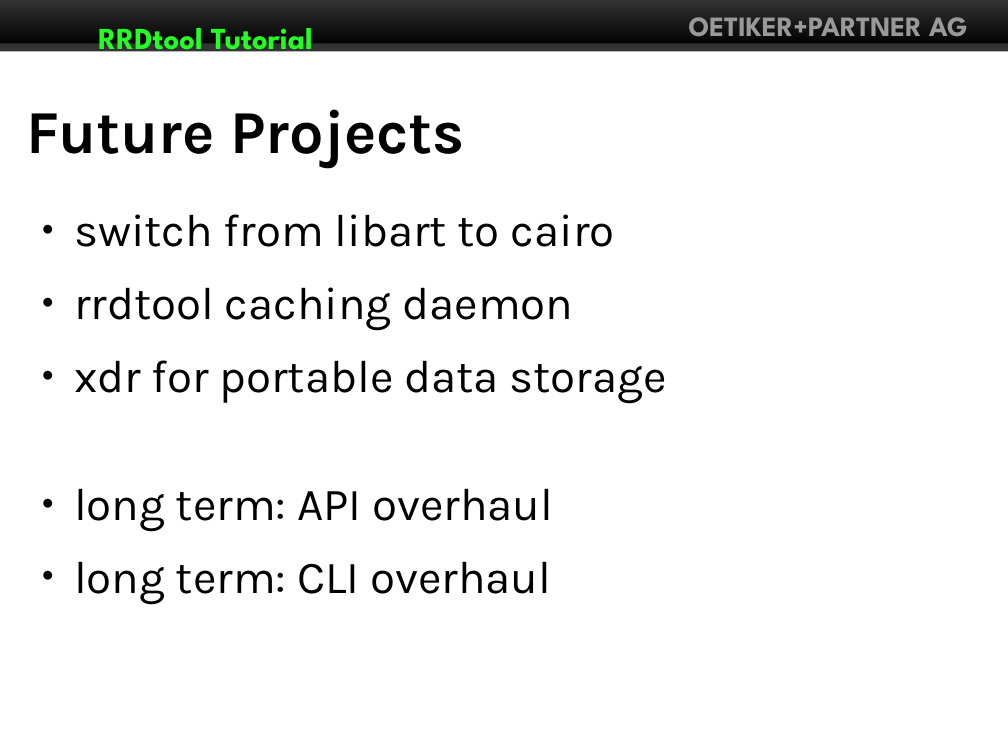
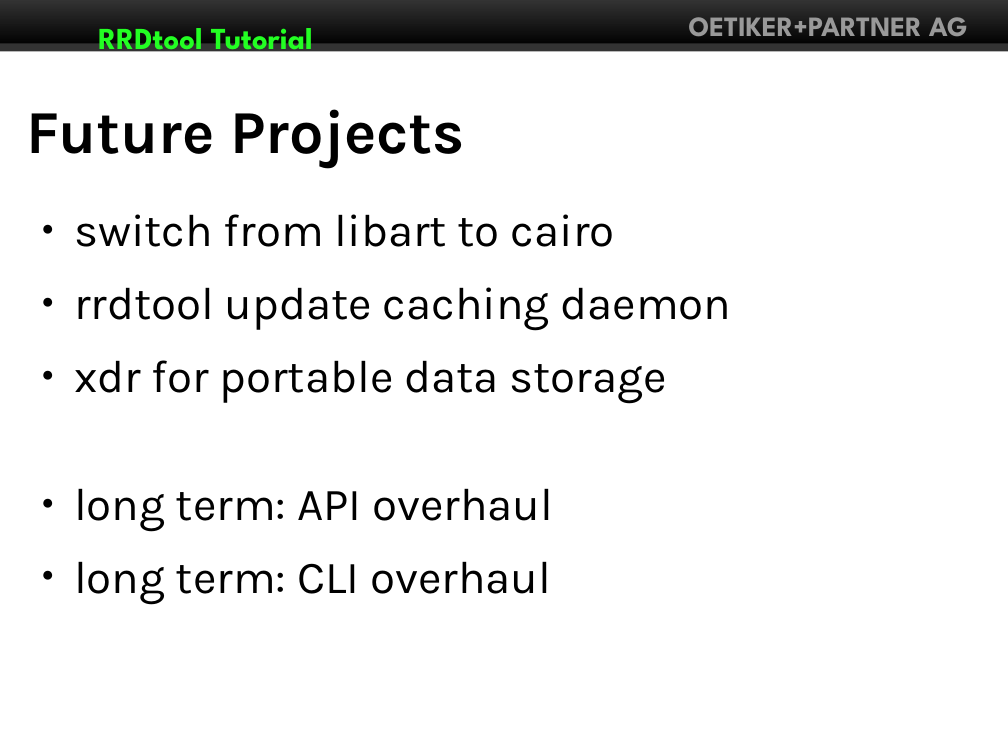
Before and after one commit to Distrotech/rrdtool, a slide deck: slide 46 of tutorial/linuxforum2007/rrdtutorial.odp. Drawn at 1008x756 pixels with LibreOffice and Linux fonts; fonts in the diff are those of the drawing. Boxes give left, top, right and bottom in pixels: in the first picture for what was removed or moved away, otherwise in the second. Text is boxed around its words. In the diff, an @@ line names an element or a change of style, - is before the commit and + after.

```diff
--- a/tutorial/linuxforum2007/rrdtutorial.odp
+++ b/tutorial/linuxforum2007/rrdtutorial.odp
@@ text at box(74, 287, 732, 330): text changed @@
-● rrdtool caching daemon
+● rrdtool update caching daemon
```
Also in this commit, not shown: 5 other slides changed, 1 slide added, 1 slide removed, 2 other files.
